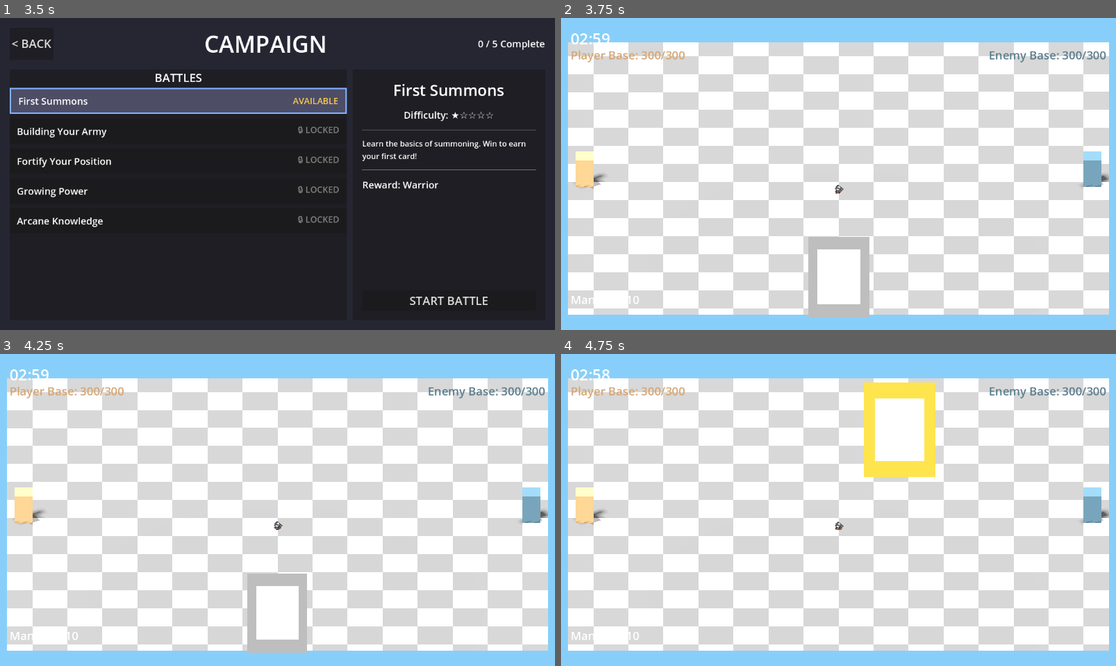
Above: before the commit, frames 1-4 (two rows, left to right).
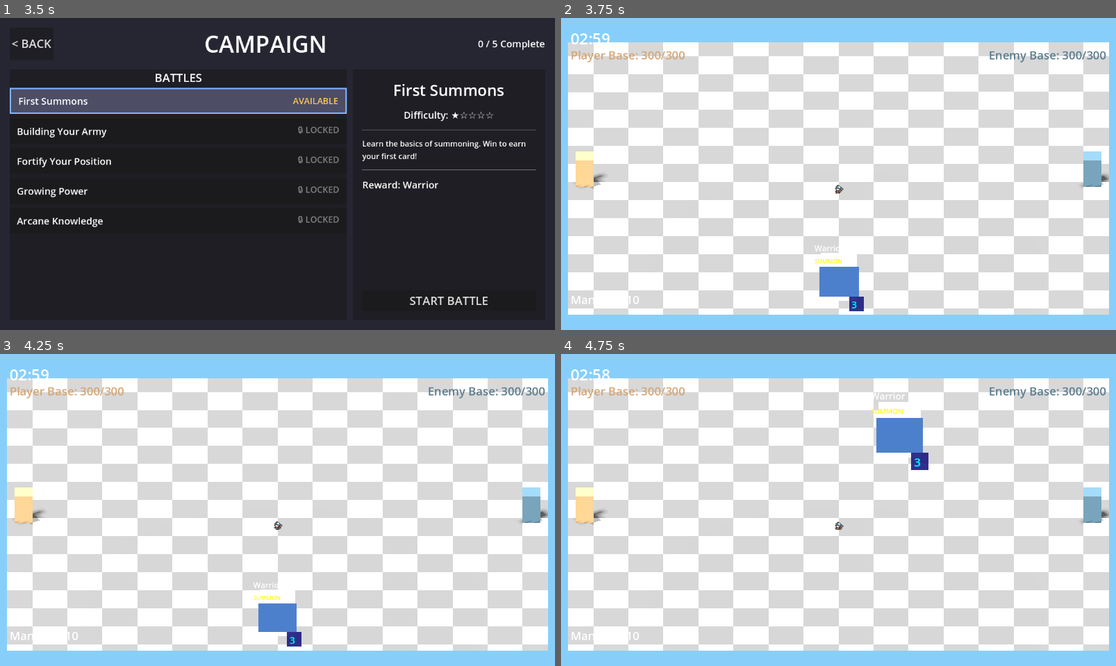
Above: after the commit, the same moments.

Repository: amari-charles/project-summoner
Game: Godot game, scene res://scenes/ui/main_menu.tscn
Same seed, same stepped clock (60 frames per second), same inputs: the game is played once before the commit and once after it.
Inputs (mouse positions are in pixels of both pictures, inside the frame that each line leads up to):
- Up to frame 1 (3.5 s): click "PLAY" at 0.5 s; click "SELECT" at 1.25 s; click "CHOOSE WARRIOR" at 2 s; click (177, 99) at 2.75 s
- Up to frame 2 (3.75 s): click "START BATTLE" at 3.5 s
- Up to frame 3 (4.25 s): no input
- Up to frame 4 (4.75 s): tap Enter at 4.25 s; drag from (838, 612) to (894, 441) at 4.27 s

Frame 1 is identical in both runs. In frame 2, 2.4% of the frame differs, in the area x 44-56%, y 70-96%; in frame 3, 2.3%; in frame 4, 3.3%, in the area x 54-68%, y 9-40%.

Commit message:
Revert CanvasGroup, apply 3D shader to both Border and Background
PROBLEM:
- CanvasGroup approach broke card visuals
- CanvasGroup is Node2D (not Control), incompatible with shader
- Only background was tilting, not border

SOLUTION:
- Removed CanvasGroup wrapper entirely
- Apply 3D perspective shader to BOTH Border and Background ColorRects
- Keep both shaders' rotation parameters synchronized
- Update both shaders simultaneously in _update_3d_rotation()

CHANGES:
- Reverted card structure to direct Border/Background children
- Created separate ShaderMaterials for border and background
- Update both shader parameters together during mouse hover
- Reset both shaders together when hover ends

RESULT:
- Border and background should now tilt together in 3D
- Simpler approach without CanvasGroup complexity
- Both nodes transform with same rotation values

🤖 Generated with [Claude Code](https://claude.com/claude-code)

Co-Authored-By: Claude <noreply@anthropic.com>

Diff:
--- a/scripts/ui/hand_ui.gd
+++ b/scripts/ui/hand_ui.gd
@@ -22,8 +22,10 @@
 	var base_scale: Vector2 = Vector2(1.0, 1.0)
 
 	# 3D rotation shader
-	var shader_material: ShaderMaterial
-	var canvas_group: CanvasGroup  # Reference to apply shader (wraps all visual elements)
+	var background_shader: ShaderMaterial
+	var border_shader: ShaderMaterial
+	var background_node: ColorRect
+	var border_node: ColorRect
 
 	# Velocity tracking for rotation
 	var previous_position: Vector2
@@ -58,12 +60,13 @@
 		mouse_entered.connect(_on_mouse_entered)
 		mouse_exited.connect(_on_mouse_exited)
 
-		# Wait for canvas group to be added
+		# Wait for visual nodes to be added
 		await get_tree().process_frame
 
-		# Setup 3D shader on canvas group
-		canvas_group = get_node_or_null("CardVisuals") as CanvasGroup
-		if canvas_group:
+		# Setup 3D shader on both border and background
+		background_node = get_node_or_null("Background") as ColorRect
+		border_node = get_node_or_null("Border") as ColorRect
+		if background_node and border_node:
 			_setup_3d_shader()
 
 	func _process(delta: float) -> void:
@@ -92,12 +95,12 @@
 		rotation *= ROTATION_DAMPING
 
 		# Update 3D rotation based on mouse position (only when hovered)
-		if is_hovered and shader_material:
+		if is_hovered and background_shader and border_shader:
 			_update_3d_rotation()
 
-	## Setup 3D perspective shader on card canvas group
+	## Setup 3D perspective shader on both border and background
 	func _setup_3d_shader() -> void:
-		if not canvas_group:
+		if not background_node or not border_node:
 			return
 
 		# Load shader
@@ -106,24 +109,29 @@
 			push_error("Failed to load card 3D shader")
 			return
 
-		# Create shader material
-		shader_material = ShaderMaterial.new()
-		shader_material.shader = shader
-
-		# Set default shader parameters
-		shader_material.set_shader_parameter("fov", 70.0)
-		shader_material.set_shader_parameter("rot_x_deg", 0.0)
-		shader_material.set_shader_parameter("rot_y_deg", 0.0)
-		shader_material.set_shader_parameter("inset", 0.0)
-		shader_material.set_shader_parameter("cull_backface", true)
-		shader_material.set_shader_parameter("use_front", true)
-
-		# Apply shader to canvas group (affects all children together)
-		canvas_group.material = shader_material
+		# Create shader materials for both border and background
+		background_shader = ShaderMaterial.new()
+		background_shader.shader = shader
+
+		border_shader = ShaderMaterial.new()
+		border_shader.shader = shader
+
+		# Set default shader parameters for both
+		for mat in [background_shader, border_shader]:
+			mat.set_shader_parameter("fov", 70.0)
+			mat.set_shader_parameter("rot_x_deg", 0.0)
+			mat.set_shader_parameter("rot_y_deg", 0.0)
+			mat.set_shader_parameter("inset", 0.0)
+			mat.set_shader_parameter("cull_backface", true)
+			mat.set_shader_parameter("use_front", true)
+
+		# Apply shaders to both nodes
+		background_node.material = background_shader
+		border_node.material = border_shader
 
 	## Update 3D rotation based on mouse position relative to card
 	func _update_3d_rotation() -> void:
-		if not shader_material:
+		if not background_shader or not border_shader:
 			return
 
 		# Get mouse position relative to card center
@@ -142,17 +150,18 @@
 		var target_rot_y = offset_x * MAX_TILT_DEGREES
 		var target_rot_x = -offset_y * MAX_TILT_DEGREES  # Negative for proper direction
 
-		# Get current rotation
-		var current_rot_y = shader_material.get_shader_parameter("rot_y_deg")
-		var current_rot_x = shader_material.get_shader_parameter("rot_x_deg")
+		# Get current rotation from background shader
+		var current_rot_y = background_shader.get_shader_parameter("rot_y_deg")
+		var current_rot_x = background_shader.get_shader_parameter("rot_x_deg")
 
 		# Smooth lerp to target
 		var new_rot_y = lerp(current_rot_y, target_rot_y, TILT_SMOOTHING)
 		var new_rot_x = lerp(current_rot_x, target_rot_x, TILT_SMOOTHING)
 
-		# Update shader parameters
-		shader_material.set_shader_parameter("rot_y_deg", new_rot_y)
-		shader_material.set_shader_parameter("rot_x_deg", new_rot_x)
+		# Update shader parameters for BOTH border and background
+		for mat in [background_shader, border_shader]:
+			mat.set_shader_parameter("rot_y_deg", new_rot_y)
+			mat.set_shader_parameter("rot_x_deg", new_rot_x)
 
 	## Play entrance animation when card is first drawn/created
 	func play_entrance_animation(stagger_index: int = 0) -> void:
@@ -240,7 +249,7 @@
 		was_recently_hovered = true
 
 		# Stop any pulse glow on the border
-		var border = get_node_or_null("CardVisuals/Border") as ColorRect
+		var border = get_node_or_null("Border") as ColorRect
 		if border and border.has_meta("pulse_tween"):
 			var pulse_tween = border.get_meta("pulse_tween") as Tween
 			if pulse_tween and pulse_tween.is_valid():
@@ -289,30 +298,33 @@
 		# Return to normal scale
 		hover_tween.tween_property(self, "scale", base_scale, HOVER_DURATION)
 
-		# Reset 3D rotation smoothly
-		if shader_material:
+		# Reset 3D rotation smoothly for both border and background
+		if background_shader and border_shader:
 			var rotation_tween = create_tween()
 			rotation_tween.set_parallel(true)
 			rotation_tween.set_trans(Tween.TRANS_BACK)
 			rotation_tween.set_ease(Tween.EASE_IN_OUT)
-			rotation_tween.tween_method(
-				func(val): shader_material.set_shader_parameter("rot_x_deg", val),
-				shader_material.get_shader_parameter("rot_x_deg"),
-				0.0,
-				0.3
-			)
-			rotation_tween.tween_method(
-				func(val): shader_material.set_shader_parameter("rot_y_deg", val),
-				shader_material.get_shader_parameter("rot_y_deg"),
-				0.0,
-				0.3
-			)
+
+			# Reset both shaders
+			for mat in [background_shader, border_shader]:
+				rotation_tween.tween_method(
+					func(val): mat.set_shader_parameter("rot_x_deg", val),
+					mat.get_shader_parameter("rot_x_deg"),
+					0.0,
+					0.3
+				)
+				rotation_tween.tween_method(
+					func(val): mat.set_shader_parameter("rot_y_deg", val),
+					mat.get_shader_parameter("rot_y_deg"),
+					0.0,
+					0.3
+				)
 
 		# Reset z_index
 		hover_tween.finished.connect(func(): z_index = 0)
 
 		# Remove hover glow - set to static non-pulsing color
-		var border = get_node_or_null("CardVisuals/Border") as ColorRect
+		var border = get_node_or_null("Border") as ColorRect
 		if border:
 			var glow_tween = create_tween()
 			glow_tween.set_trans(Tween.TRANS_SINE)
@@ -322,7 +334,7 @@
 
 	## Update glow effect based on hover state and playability
 	func _update_hover_glow(active: bool) -> void:
-		var border = get_node_or_null("CardVisuals/Border") as ColorRect
+		var border = get_node_or_null("Border") as ColorRect
 		if not border:
 			return
 
@@ -411,13 +423,7 @@
 	container.card_index = index
 	container.hand_ui = self
 
-	# Create CanvasGroup to wrap all visual elements (for unified shader application)
-	# Note: CanvasGroup is a Node2D, not Control, so it doesn't have size/mouse_filter properties
-	var visuals = CanvasGroup.new()
-	visuals.name = "CardVisuals"
-	container.add_child(visuals)
-
-	# Card border (rendered behind background)
+	# Card border (rendered behind background) - will have 3D shader applied
 	var border = ColorRect.new()
 	border.name = "Border"
 	border.size = Vector2(CARD_WIDTH, CARD_HEIGHT)
@@ -426,15 +432,15 @@
 	border.position = Vector2(-2, -2)
 	border.custom_minimum_size = Vector2(CARD_WIDTH + 4, CARD_HEIGHT + 4)
 	border.mouse_filter = Control.MOUSE_FILTER_IGNORE
-	visuals.add_child(border)
-
-	# Card background
+	container.add_child(border)
+
+	# Card background - will have 3D shader applied
 	var bg = ColorRect.new()
 	bg.name = "Background"
 	bg.size = Vector2(CARD_WIDTH, CARD_HEIGHT)
 	bg.color = Color(0.2, 0.2, 0.3, 0.9)
 	bg.mouse_filter = Control.MOUSE_FILTER_IGNORE
-	visuals.add_child(bg)
+	container.add_child(bg)
 
 	# Card name label
 	var name_label = Label.new()
@@ -444,7 +450,7 @@
 	name_label.custom_minimum_size = Vector2(CARD_WIDTH - 20, 0)
 	name_label.autowrap_mode = TextServer.AUTOWRAP_WORD
 	name_label.mouse_filter = Control.MOUSE_FILTER_IGNORE
-	visuals.add_child(name_label)
+	container.add_child(name_label)
 
 	# Card type (icon placeholder)
 	var type_label = Label.new()
@@ -453,7 +459,7 @@
 	type_label.add_theme_font_size_override("font_size", 12)
 	type_label.add_theme_color_override("font_color", Color.YELLOW)
 	type_label.mouse_filter = Control.MOUSE_FILTER_IGNORE
-	visuals.add_child(type_label)
+	container.add_child(type_label)
 
 	# Unit icon (colored rect for now)
 	if card.card_type == Card.CardType.SUMMON and card.unit_scene:
@@ -462,7 +468,7 @@
 		icon.position = Vector2(20, 60)
 		icon.color = Color(0.3, 0.5, 0.8)
 		icon.mouse_filter = Control.MOUSE_FILTER_IGNORE
-		visuals.add_child(icon)
+		container.add_child(icon)
 
 	# Mana cost
 	var cost_bg = ColorRect.new()
@@ -470,7 +476,7 @@
 	cost_bg.position = Vector2(CARD_WIDTH - 40, CARD_HEIGHT - 40)
 	cost_bg.color = Color(0.1, 0.1, 0.5, 0.9)
 	cost_bg.mouse_filter = Control.MOUSE_FILTER_IGNORE
-	visuals.add_child(cost_bg)
+	container.add_child(cost_bg)
 
 	var cost_label = Label.new()
 	cost_label.name = "CostLabel"
@@ -479,7 +485,7 @@
 	cost_label.add_theme_font_size_override("font_size", 20)
 	cost_label.add_theme_color_override("font_color", Color.CYAN)
 	cost_label.mouse_filter = Control.MOUSE_FILTER_IGNORE
-	visuals.add_child(cost_label)
+	container.add_child(cost_label)
 
 	return container
 
@@ -500,7 +506,7 @@
 		if not display:
 			continue
 
-		var border = display.get_node_or_null("CardVisuals/Border") as ColorRect
+		var border = display.get_node_or_null("Border") as ColorRect
 
 		if i == selected_card_index:
 			if border:
@@ -523,8 +529,8 @@
 		if not display:
 			continue
 
-		var bg = display.get_node_or_null("CardVisuals/Background") as ColorRect
-		var border = display.get_node_or_null("CardVisuals/Border") as ColorRect
+		var bg = display.get_node_or_null("Background") as ColorRect
+		var border = display.get_node_or_null("Border") as ColorRect
 
 		# Check affordability
 		var can_afford = summoner.mana >= card.mana_cost
